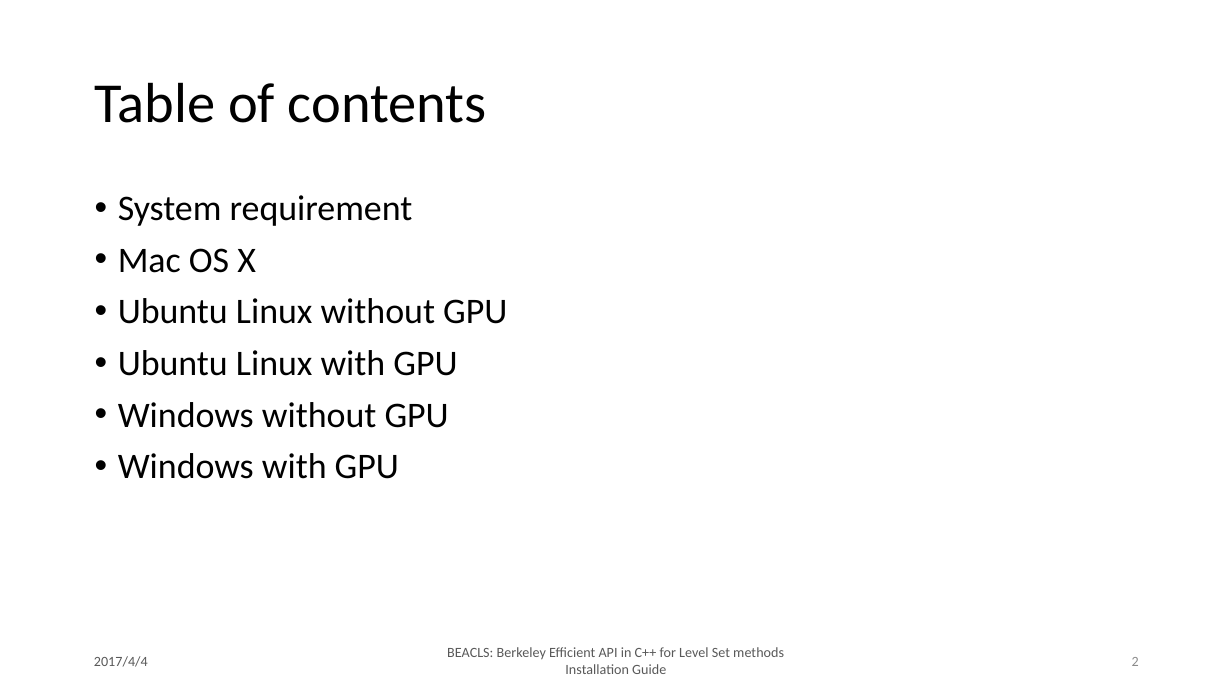
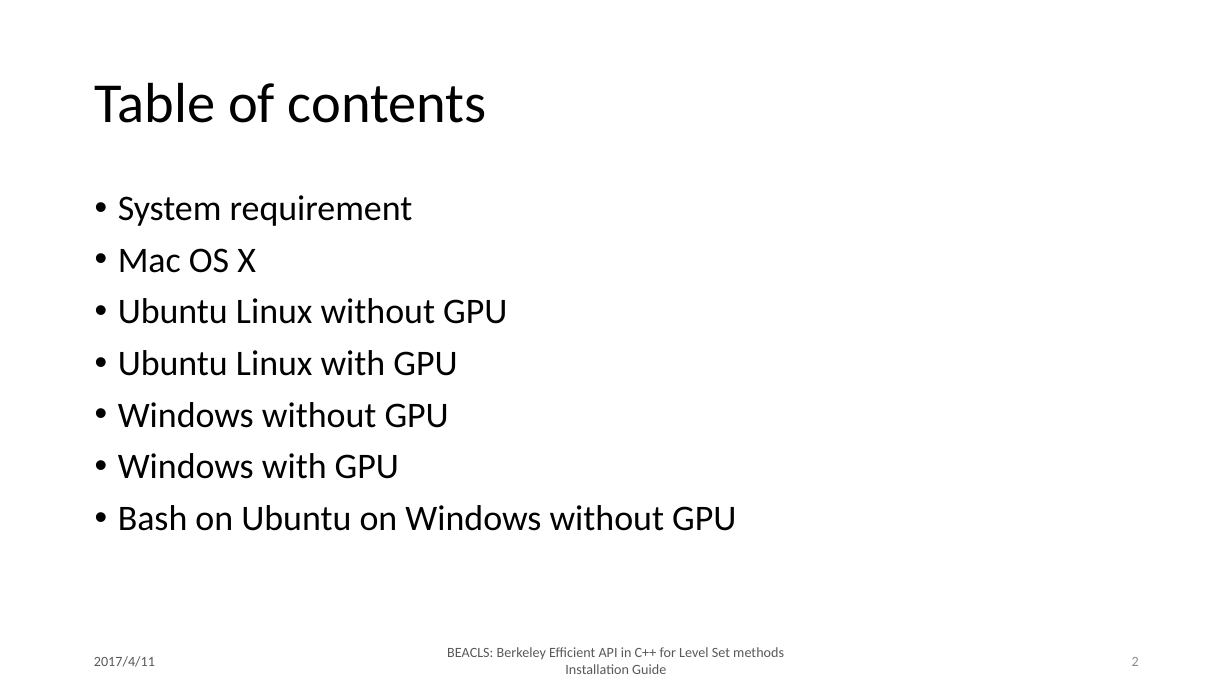
Before and after one commit to HJReachability/beacls, a slide deck: slide 2 of docs/slides/master/BEACLS_Installation_Guide.pptx. Drawn at 1232x693 pixels with LibreOffice and Linux fonts; fonts in the diff are those of the drawing. Boxes give left, top, right and bottom in pixels: in the first picture for what was removed or moved away, otherwise in the second. Text is boxed around its words. In the diff, an @@ line names an element or a change of style, - is before the commit and + after.

Commit message:
- Added installation guide for Bash on Ubuntu on Windows.

```diff
--- a/docs/slides/master/BEACLS_Installation_Guide.pptx
+++ b/docs/slides/master/BEACLS_Installation_Guide.pptx
@@ text at bbox=[118, 505, 736, 531]: paragraph added @@
+• Bash on Ubuntu on Windows without GPU
@@ text at bbox=[94, 656, 155, 667]: text changed @@
-2017/4/4
+2017/4/11
```
Also in this commit, not shown: 23 other slides changed, 4 slides added, 1 other file.
